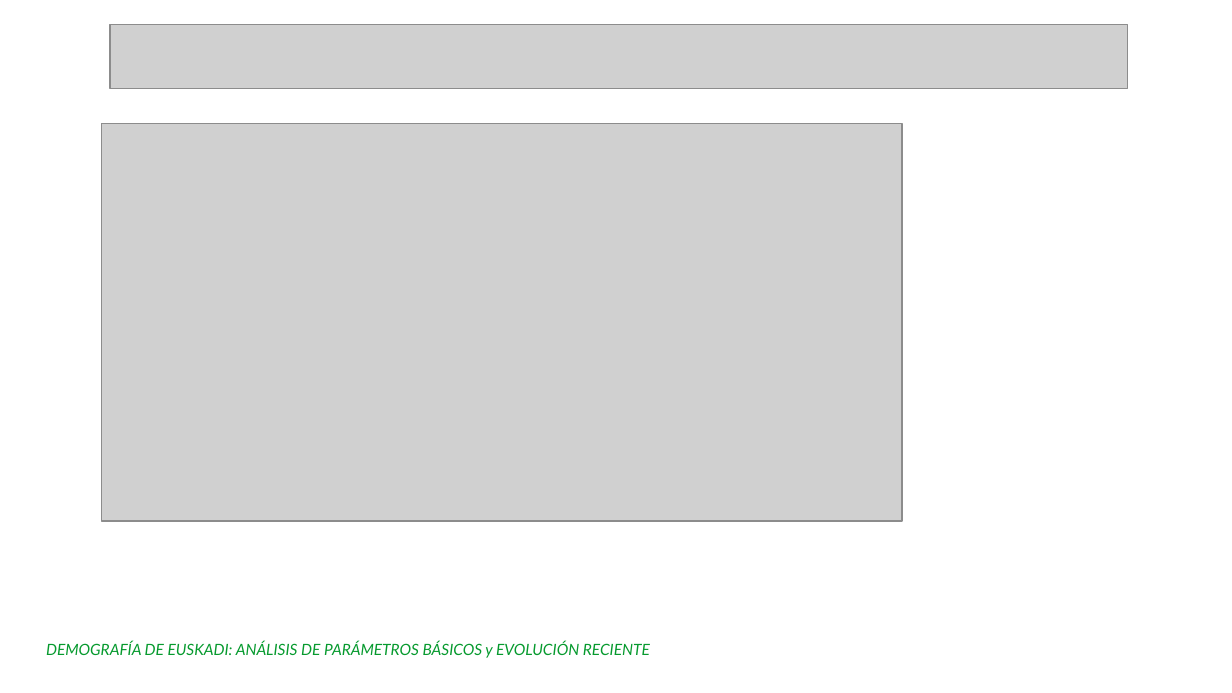
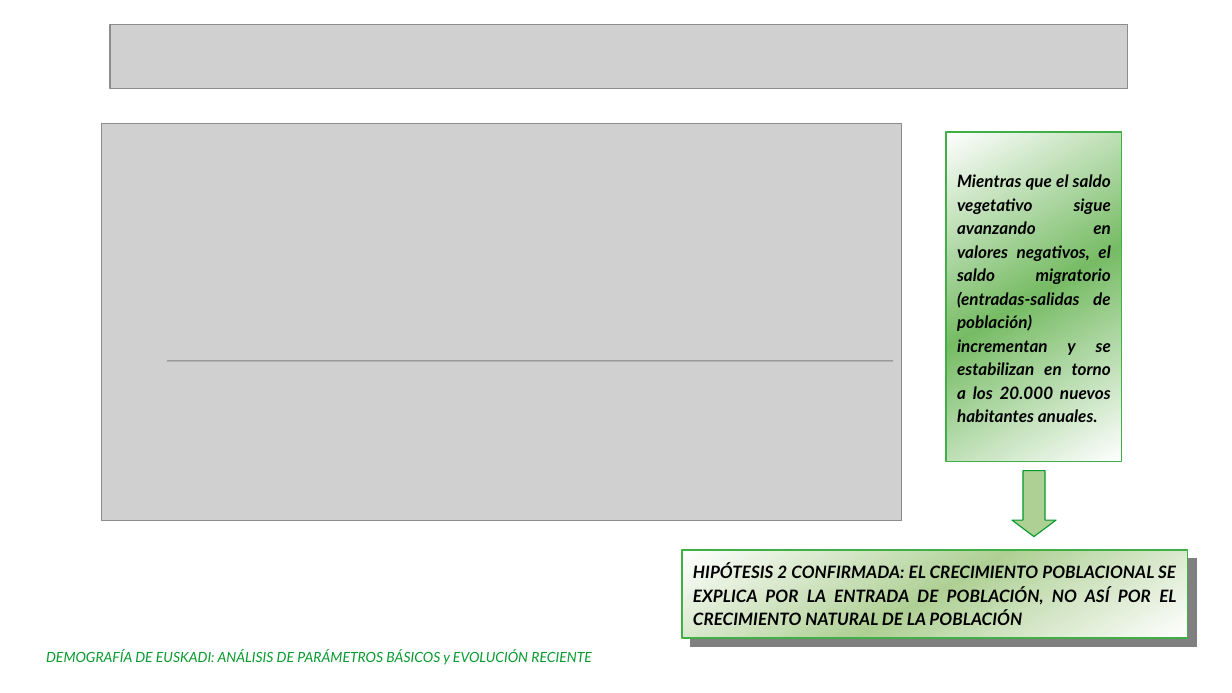
Before and after one commit to Leire2026/EDA, a slide deck: slide 9 of Presentacion_EDA.ppt. Drawn at 1232x693 pixels with LibreOffice and Linux fonts; fonts in the diff are those of the drawing; grey boxes stand for pictures; background and template pictures are left out. Boxes give left, top, right and bottom in pixels: in the first picture for what was removed or moved away, otherwise in the second. Text is boxed around its words. In the diff, an @@ line names an element or a change of style, - is before the commit and + after.

```diff
--- a/Presentacion_EDA.ppt
+++ b/Presentacion_EDA.ppt
@@ rectangle added at [947,132,1122,462], fill gradient #FFFFFF to #77BC65, outline #3FAF46 0.74 pt, 11 pt, text #000000, bold, italic @@
+Mientras que el saldo vegetativo sigue avanzando en valores negativos, el saldo migratorio (entradas-salidas de población) incrementan y se estabilizan en torno a los 20.000 nuevos habitantes anuales.
@@ line added from (168, 361) to (893, 361), #808080 0.74 pt @@
@@ down arrow added at [1013,471,1056,537], fill #AFD095, outline #069A2E 0.74 pt @@
@@ rectangle added at [682,550,1188,638], fill gradient #FFFFFF to #AFD095, outline #3FAF46 0.74 pt, 11 pt, text #000000, bold, italic @@
+HIPÓTESIS 2 CONFIRMADA: EL CRECIMIENTO POBLACIONAL SE EXPLICA POR LA ENTRADA DE POBLACIÓN, NO ASÍ POR EL CRECIMIENTO NATURAL DE LA POBLACIÓN
@@ text "DEMOGRAFÍA DE EUSKADI: ANÁLISIS DE ...": place and size @@
-text "DEMOGRAFÍA DE EUSKADI: ANÁLISIS DE ..." at [46,641,650,658]
+text "DEMOGRAFÍA DE EUSKADI: ANÁLISIS DE ..." at [46,650,592,665]
@@ text "DEMOGRAFÍA DE EUSKADI: ANÁLISIS DE ..." at [46,650,592,665]: size 10 to 9 pt @@
```
Also in this commit, not shown: 10 other slides changed, 5 slides added, 3 slides removed, 2 other files.
